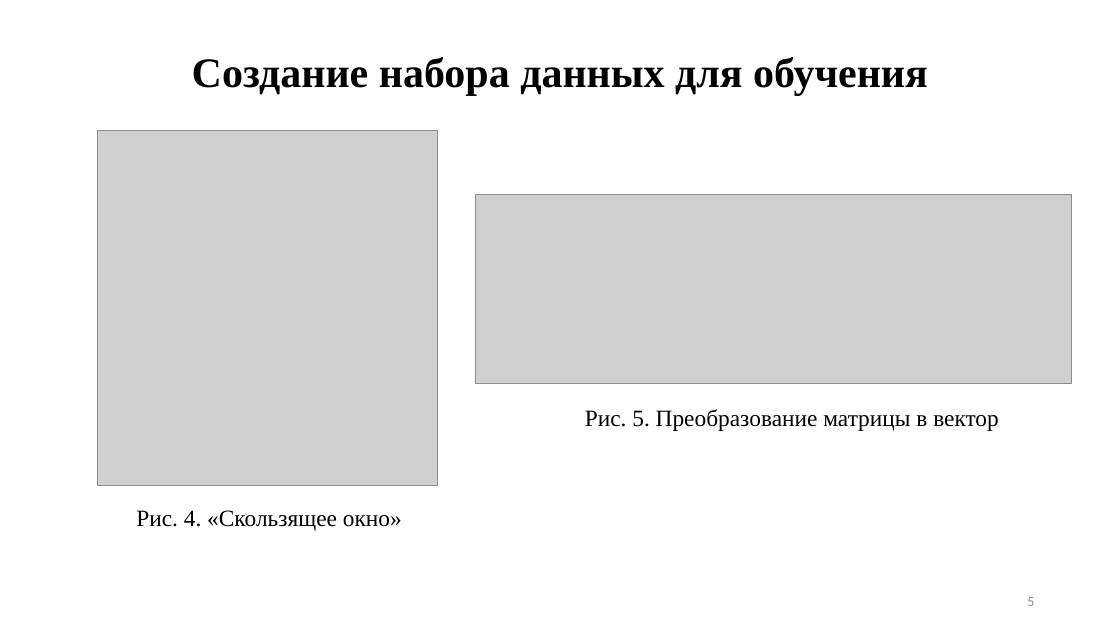
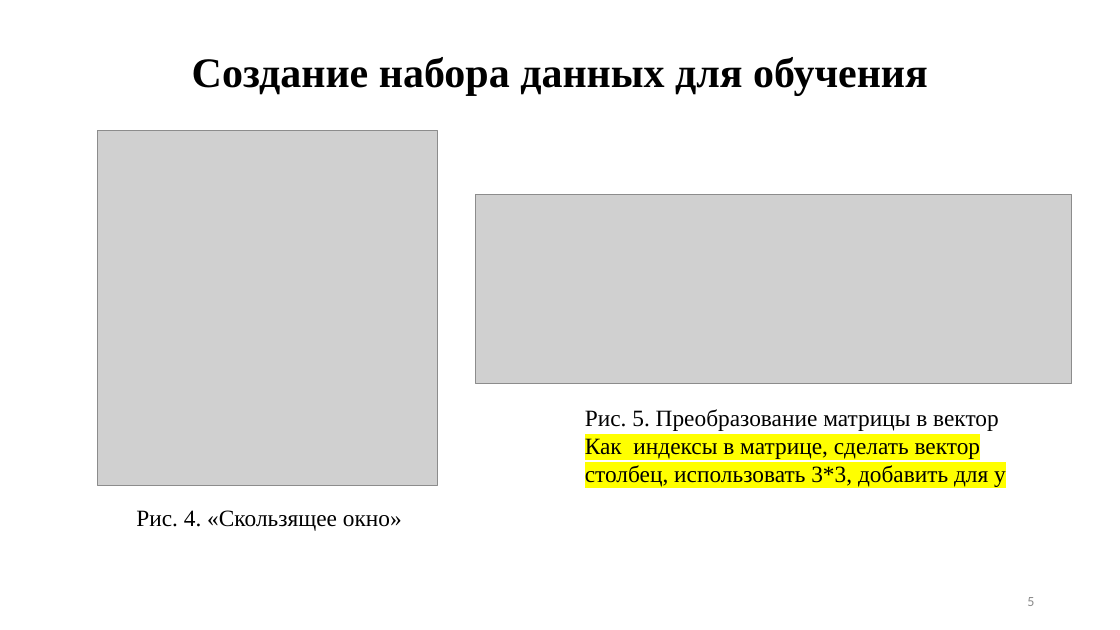
Before and after one commit to Felecort/NN_Filter_Radiolocation_Imgs, a slide deck: slide 5 of text/ВКР_презаентация.pptx. Drawn at 1120x630 pixels with LibreOffice and Linux fonts; fonts in the diff are those of the drawing; grey boxes stand for pictures. Boxes give left, top, right and bottom in pixels: in the first picture for what was removed or moved away, otherwise in the second. Text is boxed around its words. In the diff, an @@ line names an element or a change of style, - is before the commit and + after.

```diff
--- a/text/ВКР_презаентация.pptx
+++ b/text/ВКР_презаентация.pptx
@@ text at bbox=[585, 436, 1006, 487]: paragraph added @@
+Как индексы в матрице, сделать вектор столбец, использовать 3*3, добавить для у
```
Also in this commit, not shown: 7 other slides changed, 2 slides added, 4 other files.
